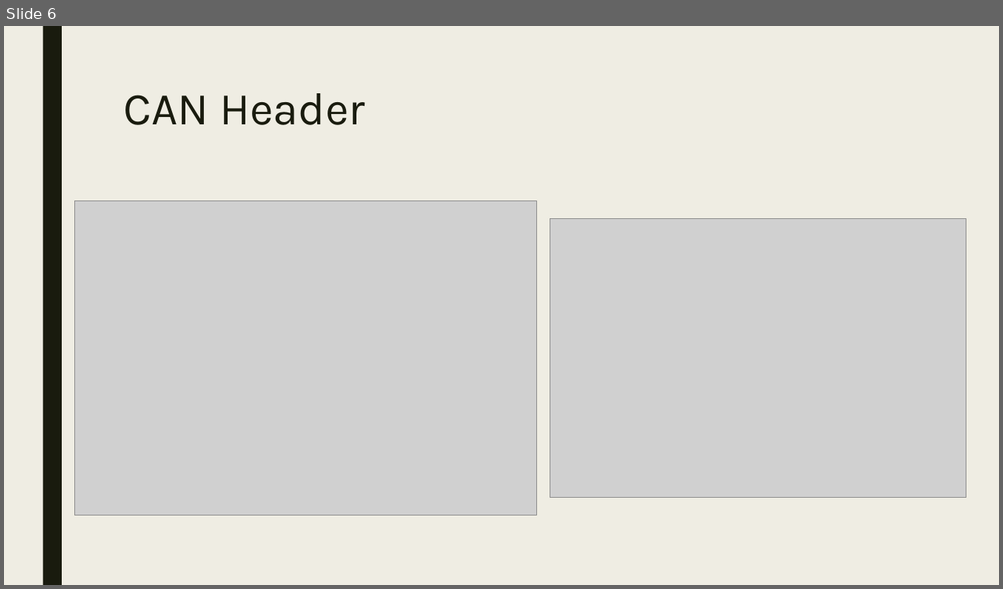
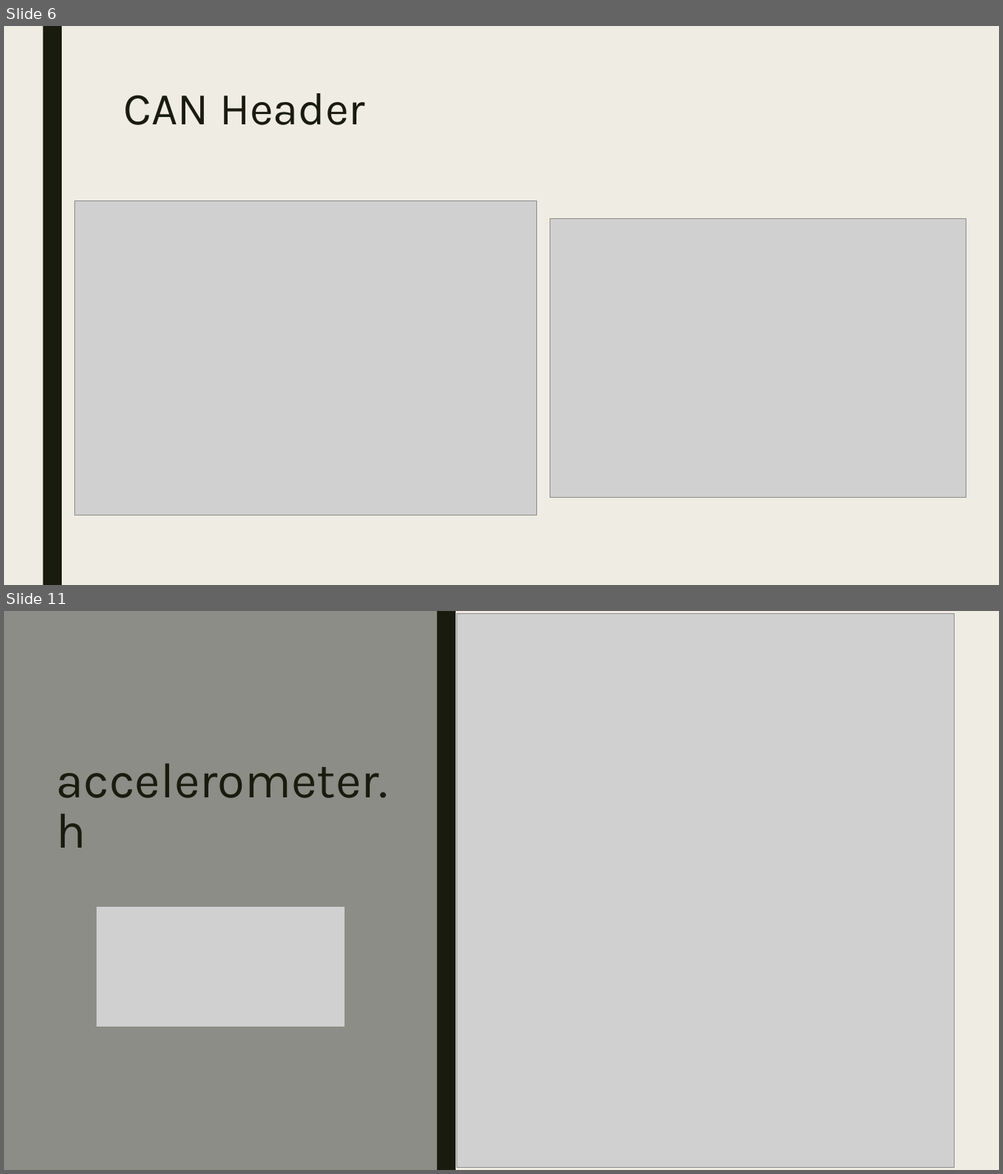
Before and after one commit to mlarroque/TP2-LABmicros, a slide deck: PPT/Comunicación serie.pptx. Shown one above the other, each under a label of ours: slide 6 before the commit, slides 6 and 11 after it; the slides between them are not shown. The pictures are 1003x589 and 1003x1174 pixels, drawn with LibreOffice and Linux fonts; fonts in the diff are those of the drawing; grey boxes stand for pictures. Boxes give left, top, right and bottom in pixels: in the first picture for what was removed or moved away, otherwise in the second. Text is boxed around its words. In the diff, an @@ line names an element or a change of style, - is before the commit and + after.

```diff
--- a/PPT/Comunicación serie.pptx
+++ b/PPT/Comunicación serie.pptx
@@ slide 11 added at <box>4,611,999,1170</box>, background #EFEDE3 @@
@@ rectangle added at <box>4,611,437,1170</box>, fill #8C8D86 @@
@@ rectangle added at <box>437,611,455,1170</box>, fill #191B0E @@
@@ picture added at <box>457,613,955,1168</box> @@
@@ title added at <box>57,763,388,848</box>, 48 pt, text #191B0E @@
+accelerometer.h
@@ picture added at <box>96,906,344,1028</box> @@
```
Also in this commit, not shown: 2 slides changed, 2 other slides added, 2 other files.
